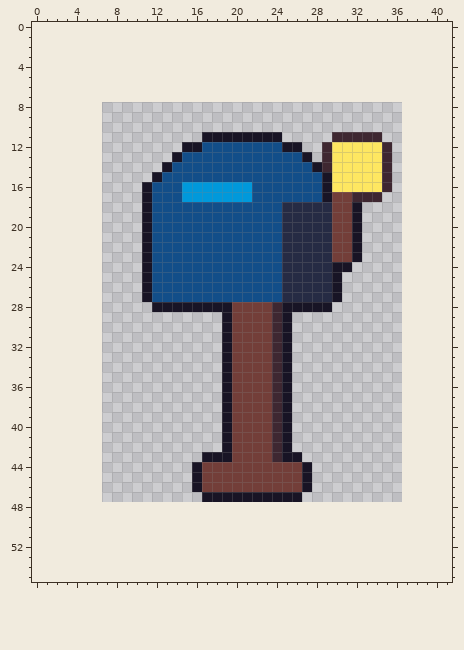
Edited in one commit: pixel-art file (art/roadside/roadside-mailbox.aseprite). The first picture shows the starting point.
30x40 pixels, 1 frame. The old version is drawn lined up with the new one, on the new canvas.
After:
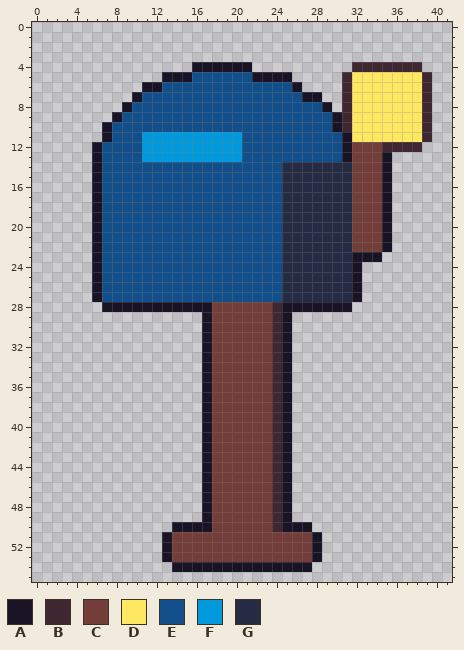
Palette (. is transparent): A #181425  B #3e2731  C #733e39  D #fee761  E #124e89  F #0099db  G #262b44
The exact change:
canvas 30x40 -> 42x56, the old top-left corner now at 7,8
Changed rows in their new state; - is an unchanged pixel.
first column x 6:
 4 ----------AAAAAA----------BBBBBBB-
 5 -------AAAEEEEEEAAAA-----BDDDDDDDB
 6 -----AAEEEEEEEEEEEEEA----BDDDDDDDB
 7 ----AEEEEEEEEEEEEEEEEAA--BDDDDDDDB
 8 ---AEEEEEEEEEEEEEEEEEEEA-BDDDDDDDB
 9 --AEEEEEEEEEEEEEEEEEEEEEABDDDDDDDB
10 -AEEEEEEEEEEEEEEEEEEEEEEABDDDDDDDB
11 -AEEEFFFFFFFFFFEEEEEEEEEEADDDDDDDB
12 AEEEEFFFFFFFFFF----EEEEEEACCC-BBB-
13 AEEEEFFFFFFFFFF------EEEEACCCA----
14 AEEEEEEE-----------GGGGGGGCCCA----
15 AEEEEEE------------GGGGGGGCCCA----
16 AEEEEE---EEEEEEE---GGGGGGGCCCA----
17 AEEEEE---EEEEEEE---GGGGGGGCCCA----
18 AEEEEE------------------GGCCCA----
19 AEEEEE------------------GGCCCA----
20 AEEEEE------------------GGCCCA----
21 AEEEEE------------------GGCCCA----
22 AEEEEE------------------GGCCCA----
23 AEEEEE------------------GG-AA-----
24 AEEEEE------------------GGA-------
25 AEEEEE------------------GGA-------
26 AEEEEE------------------GGA-------
27 AEEEEE------------------GGA-------
28 -AAAAA------CC----------AA--------
29 -----------ACC--------------------
30 -----------ACC--------------------
31 -----------ACC--------------------
32 -----------ACC--------------------
33 -----------ACC--------------------
34 -----------ACC--------------------
35 -----------ACC--------------------
36 -----------ACC--------------------
37 -----------ACC--------------------
38 -----------ACC--------------------
39 -----------ACC--------------------
40 -----------ACC--------------------
41 -----------ACC--------------------
42 -----------ACC--------------------
43 ------------CC------.-------------
44 ----------.A------BA..------------
45 ----------.A------BA..------------
46 ----------.A------BA..------------
47 ------------CCCCCCB-.-------------
48 -----------ACCCCCCBA--------------
49 -----------ACCCCCCBA--------------
50 --------AAAACCCCCCBAAA------------
51 -------ACCCCCCCCCCCCCCA-----------
52 -------ACCCCCCCCCCCCCCA-----------
53 -------ACCCCCCCCCCCCCCA-----------
54 --------AAAAAAAAAAAAAA------------
Changed places in both pictures, as pixel boxes (x1, y1, x2, y2):
changed: (92, 62, 432, 572)
